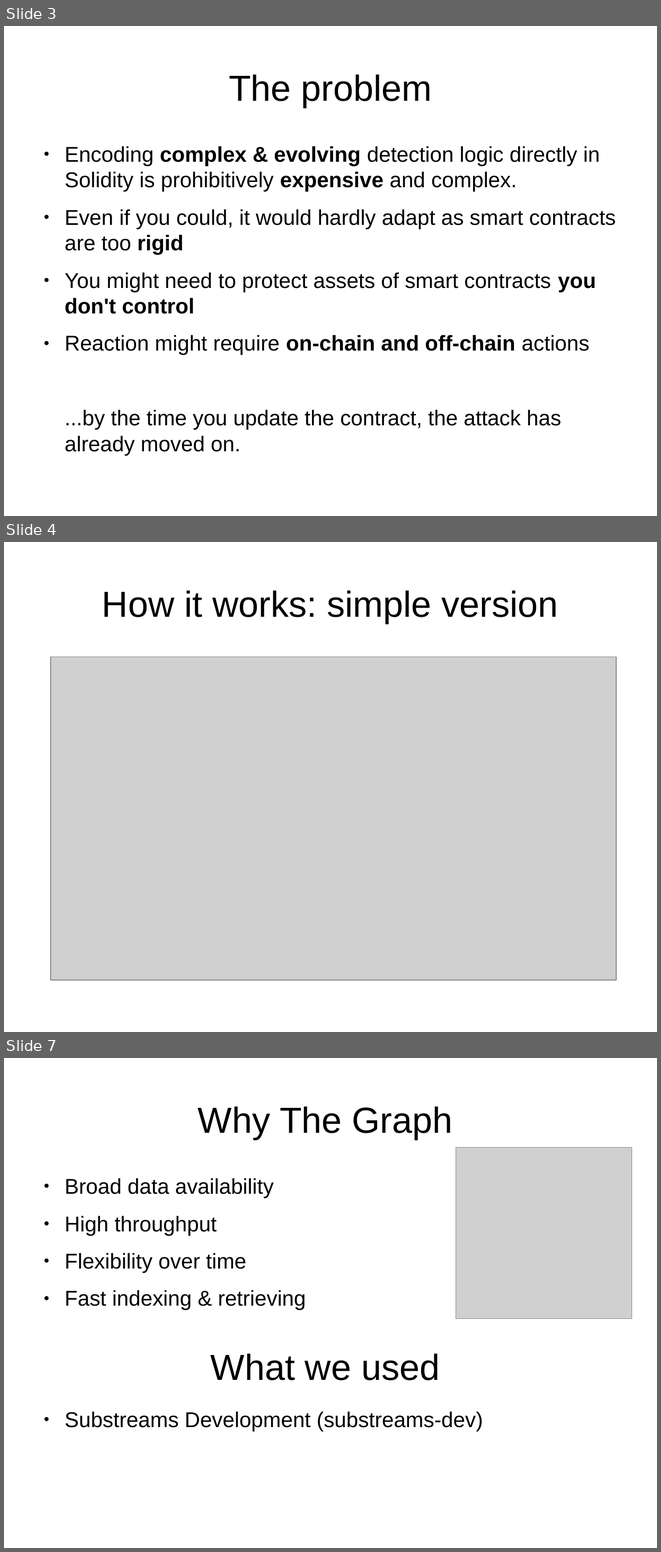
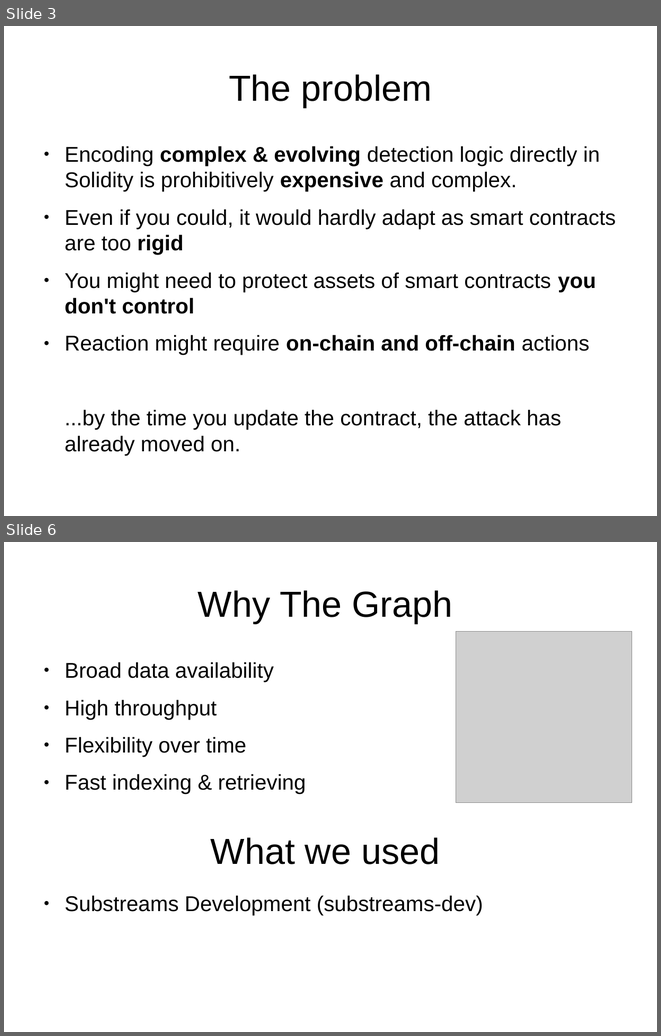
Before and after one commit to pavesini/pista, a slide deck: docs/pista.odp. Shown one above the other, each under a label of ours: slides 3, 4 and 7 before the commit, slides 3 and 6 after it; the slides between them are not shown. The pictures are 661x1552 and 661x1036 pixels, drawn with LibreOffice and Linux fonts; fonts in the diff are those of the drawing; grey boxes stand for pictures. Boxes give left, top, right and bottom in pixels: in the first picture for what was removed or moved away, otherwise in the second. Text is boxed around its words. In the diff, an @@ line names an element or a change of style, - is before the commit and + after.

```diff
--- a/docs/pista.odp
+++ b/docs/pista.odp
@@ slide 4 removed at [4, 542, 657, 1032], background #FFFFFF @@
@@ title removed at [102, 590, 558, 623] @@
-How it works: simple version
@@ picture removed at [51, 656, 617, 980] @@
@@ what was slide 7 is now slide 6 @@
```
Also in this commit, not shown: 2 slides changed, 1 other file.
